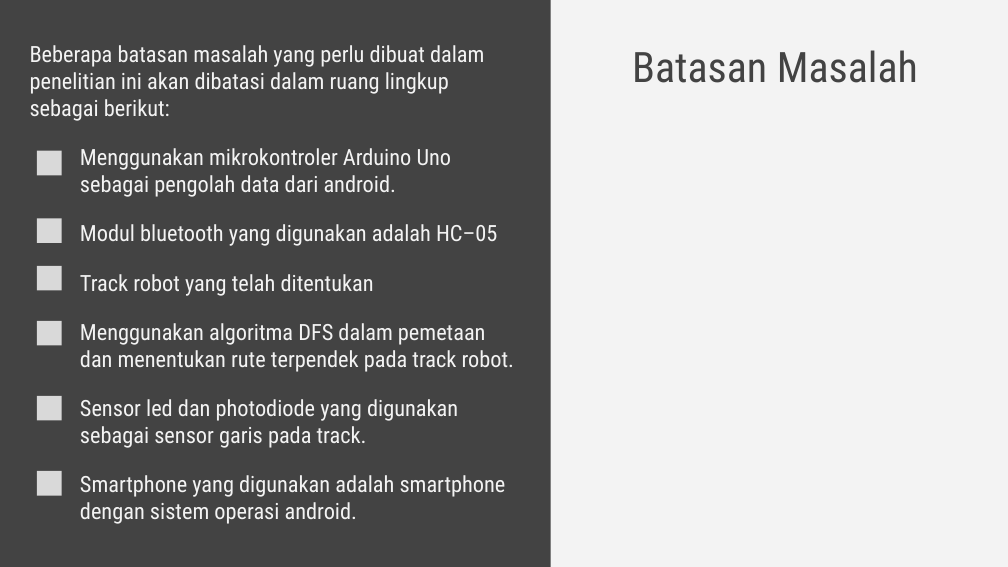
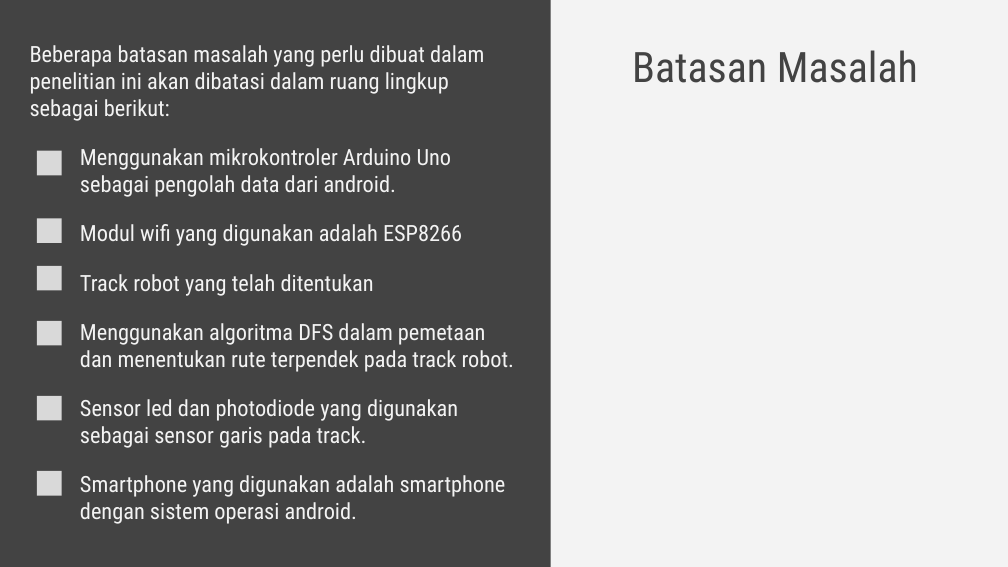
Before and after one commit to hadiadriansyah/skripsi, a slide deck: slide 8 of 151402090.pptx. Drawn at 1008x567 pixels with LibreOffice and Linux fonts; fonts in the diff are those of the drawing. Boxes give left, top, right and bottom in pixels: in the first picture for what was removed or moved away, otherwise in the second. Text is boxed around its words. In the diff, an @@ line names an element or a change of style, - is before the commit and + after.

```diff
--- a/151402090.pptx
+++ b/151402090.pptx
@@ text at <box>80,224,462,246</box>: text changed @@
-  Modul bluetooth yang digunakan adalah HC–05
+  Modul wifi yang digunakan adalah ESP8266
```
Also in this commit, not shown: 1 other slide changed.
